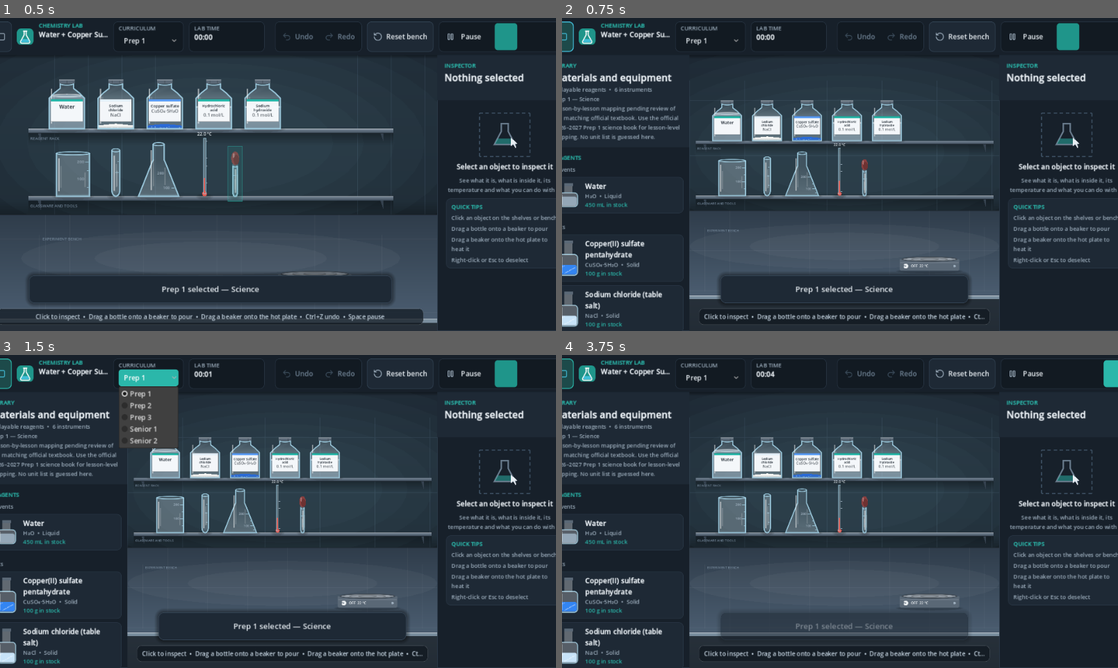
Above: before the commit, frames 1-4 (two rows, left to right).
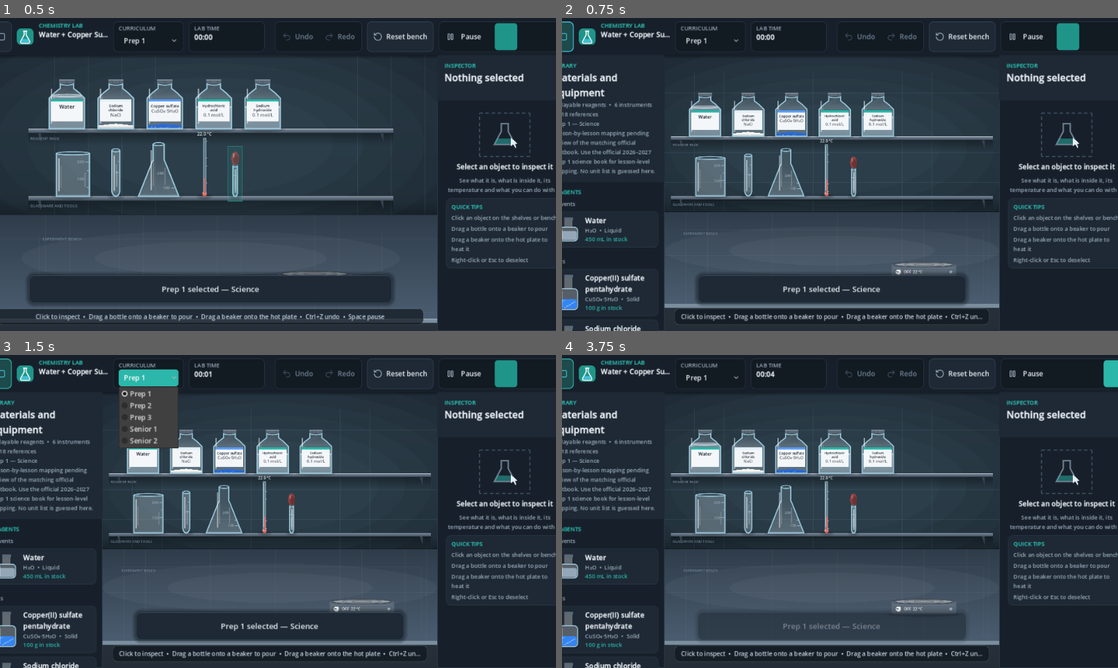
Above: after the commit, the same moments.

Repository: KareemMohammadeen/chemistry-lab-2d
Game: Godot game, scene res://scenes/main.tscn
Two runs of this game, one before a commit and one after it. Both use one fixed random seed, a clock stepped at 60 frames per second and the inputs below.
Inputs (mouse positions are in pixels of both pictures, inside the frame that each line leads up to):
- Up to frame 1 (0.5 s): no input
- Up to frame 2 (0.75 s): click (562, 36) at 0.5 s
- Up to frame 3 (1.5 s): click "Prep 1" at 1.25 s
- Up to frame 4 (3.75 s): click (1067, 373) at 2.02 s; click (1090, 373) at 2.77 s; click (1112, 373) at 3.52 s

Frame 1 is identical in both runs. In frame 2, 17% of the frame differs, in the area x 0-79%, y 17-100%; in frame 3, 17%; in frame 4, 18%.

Commit message:
Fit reference element cards to the library width

Diff:
--- a/scripts/ui/library_panel.gd
+++ b/scripts/ui/library_panel.gd
@@ -86,7 +86,7 @@
 	var mapping_note := str(_curriculum_profile.get("note", "Choose a grade to view its curriculum context."))
 	if str(_curriculum_profile.get("topic_mapping_status", "")) == "pending_official_textbook_review":
 		mapping_note = "Lesson-by-lesson mapping pending review of the matching official textbook. " + mapping_note
-	subtitle_label.text = "%d playable reagents  •  %d instruments\n%s — %s\n%s" % [reagent_count, equipment_count, profile_label, subject_label, mapping_note]
+	subtitle_label.text = "%d playable reagents  •  %d instruments  •  118 references\n%s — %s\n%s" % [reagent_count, equipment_count, profile_label, subject_label, mapping_note]
 
 
 func _add_heading(group_title: String, section: String) -> void:
@@ -237,7 +237,7 @@
 func _add_element_reference_section(database: ContentDatabase) -> void:
 	_add_heading("Periodic table · 118 reference elements", "ELEMENTS")
 	var grid := GridContainer.new()
-	grid.columns = 4
+	grid.columns = 3
 	grid.size_flags_horizontal = Control.SIZE_EXPAND_FILL
 	grid.add_theme_constant_override("h_separation", 5)
 	grid.add_theme_constant_override("v_separation", 5)
